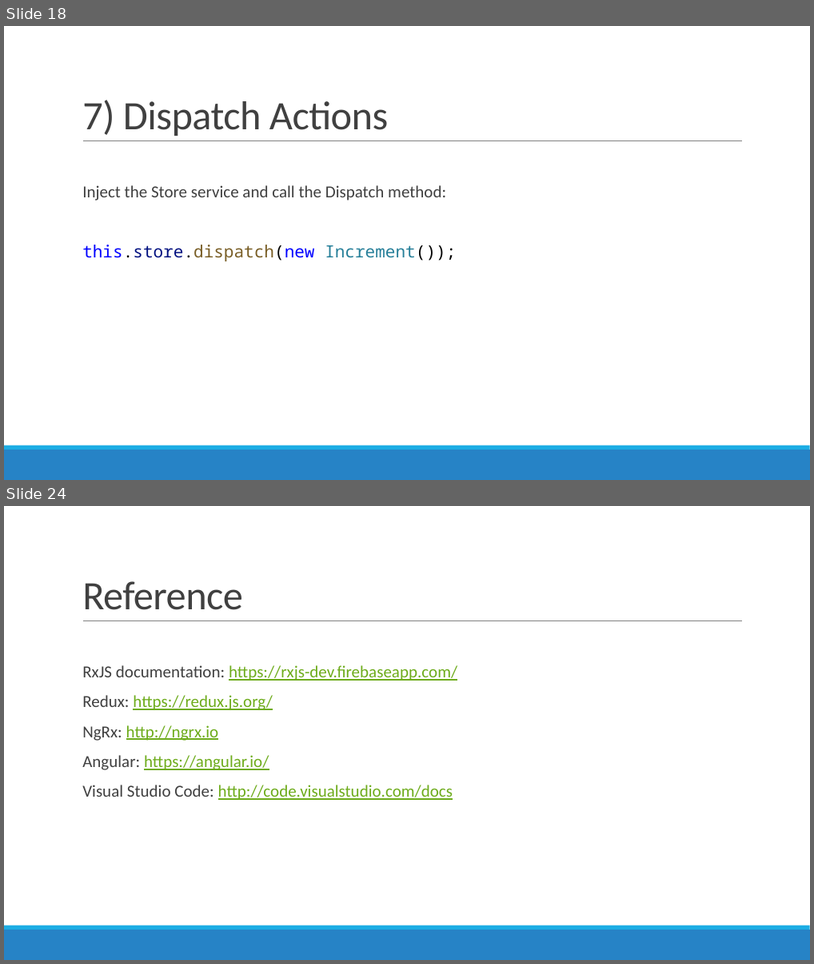
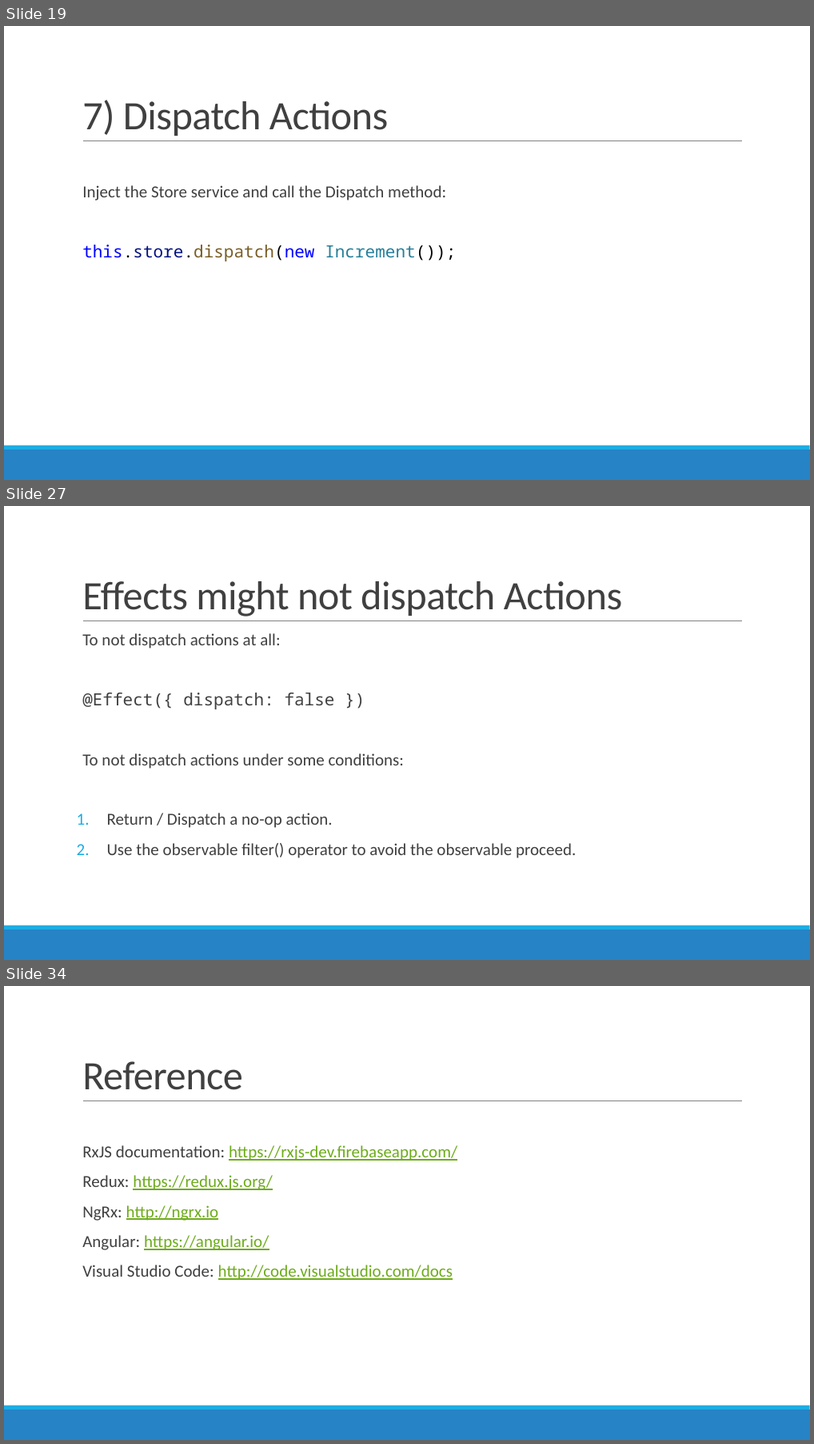
Before and after one commit to AGiorgetti/ngrx101, a slide deck: ReactiveProgramming_ngrx.pptx. Shown one above the other, each under a label of ours: slides 18 and 24 before the commit, slides 19, 27 and 34 after it; the slides between them are not shown. The pictures are 814x964 and 814x1444 pixels, drawn with LibreOffice and Linux fonts; fonts in the diff are those of the drawing. Boxes give left, top, right and bottom in pixels: in the first picture for what was removed or moved away, otherwise in the second. Text is boxed around its words. In the diff, an @@ line names an element or a change of style, - is before the commit and + after.

```diff
--- a/ReactiveProgramming_ngrx.pptx
+++ b/ReactiveProgramming_ngrx.pptx
@@ slide 27 added at (x1=4, y1=506, x2=810, y2=960), background #FFFFFF; not listed: 3 template elements that a slide beside it also shows @@
@@ title added at (x1=82, y1=581, x2=622, y2=616), 48 pt, text #404040 @@
+Effects might not dispatch Actions
@@ text added at (x1=82, y1=633, x2=576, y2=858), 20 pt, text #404040 @@
+  To not dispatch actions at all:
+  @Effect({ dispatch: false })
+  To not dispatch actions under some conditions:
+1. Return / Dispatch a no-op action.
+2. Use the observable filter() operator to avoid the observable proceed.
@@ what was slide 18 is now slide 19 @@
@@ what was slide 24 is now slide 34 @@
```
Also in this commit, not shown: 2 slides changed, 11 other slides added, 2 slides removed, 2 other files.
